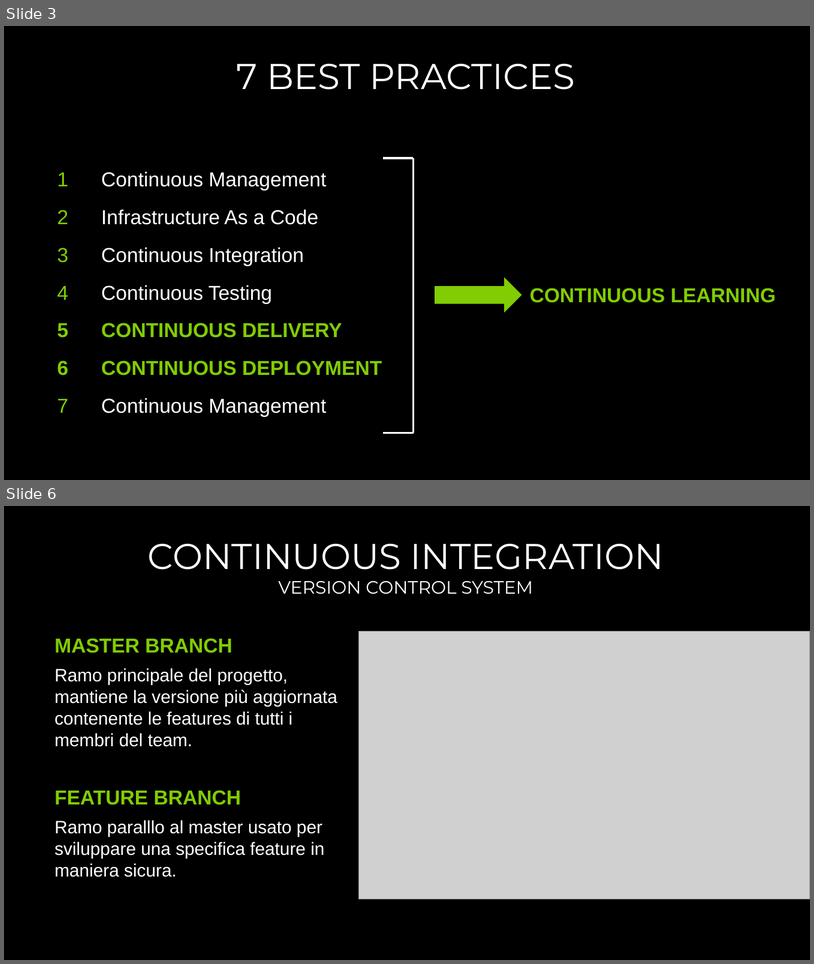
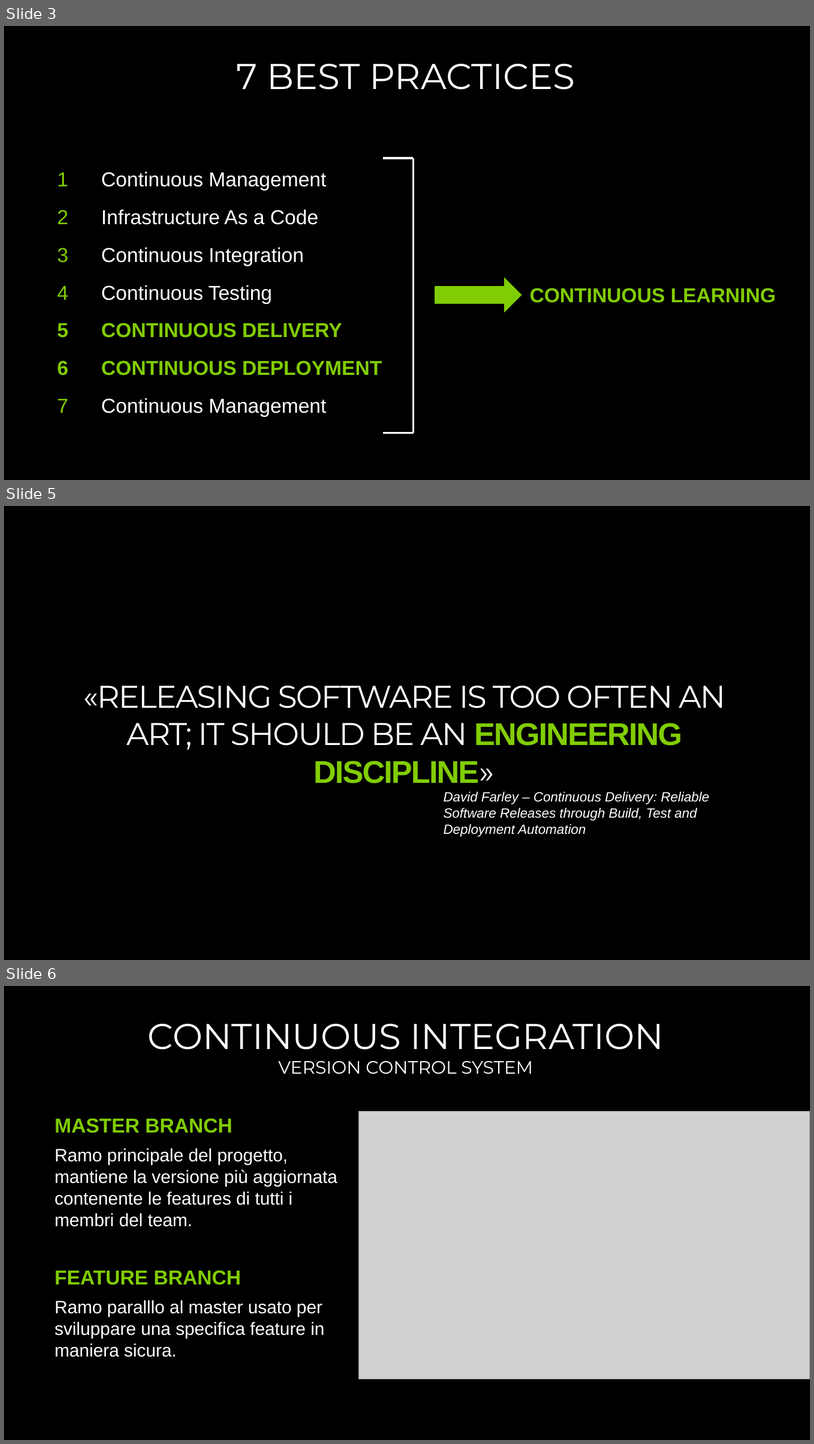
Before and after one commit to endless-upgrade/DevOpsHours, a slide deck: DEVOPS-3-TODO.pptx. Shown one above the other, each under a label of ours: slides 3 and 6 before the commit, slides 3, 5 and 6 after it; the slides between them are not shown. The pictures are 814x964 and 814x1444 pixels, drawn with LibreOffice and Linux fonts; fonts in the diff are those of the drawing; grey boxes stand for pictures; background and template pictures are left out. Boxes give left, top, right and bottom in pixels: in the first picture for what was removed or moved away, otherwise in the second. Text is boxed around its words. In the diff, an @@ line names an element or a change of style, - is before the commit and + after.

```diff
--- a/DEVOPS-3-TODO.pptx
+++ b/DEVOPS-3-TODO.pptx
@@ slide 5 added at (4,506,810,960), background #000000 @@
@@ title added at (83,685,726,783), 28 pt, text #FFFFFF @@
+«RELEASING SOFTWARE IS TOO OFTEN AN ART; IT SHOULD BE AN ENGINEERING DISCIPLINE»
@@ text added at (444,791,710,837), 12 pt, text #FFFFFF, italic @@
+David Farley – Continuous Delivery: Reliable Software Releases through Build, Test and Deployment Automation
```
Also in this commit, not shown: 3 slides changed, 1 slide removed, 1 other file.
